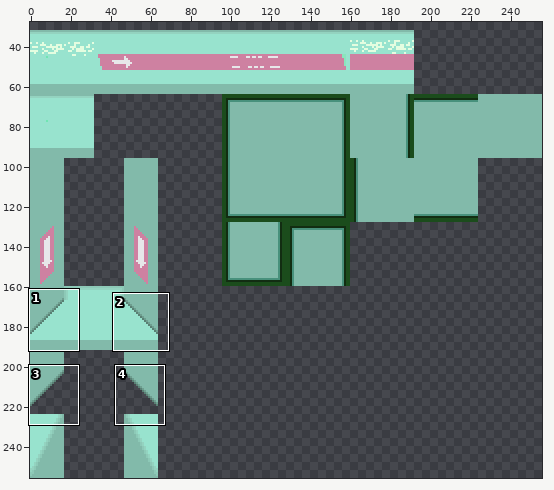
Edited in one commit: sprite sheet (CasaDesDiamantes/sprites/powerplantTiles_spr/f8cc99b8-d136-4683-86c9-f96aef7ba5a8.png). Above: a wide view before the commit, with the close-up outlined.
Close-up. First the earlier version:
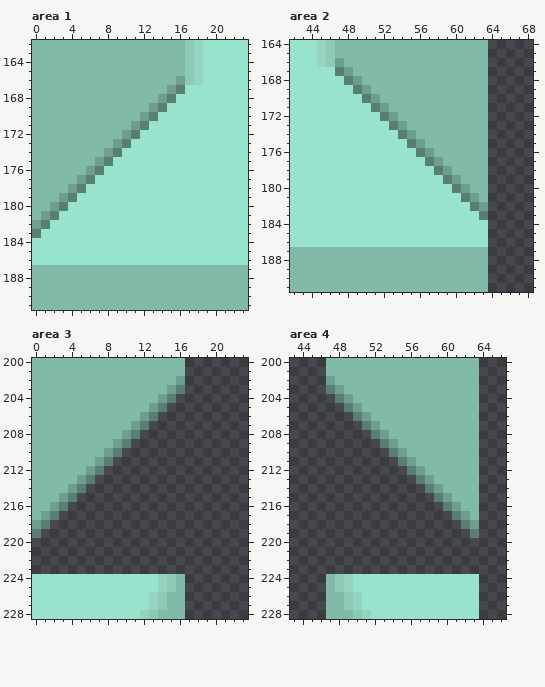
The file is 256x256 pixels. Shown: area 1: x 0..23, y 162..191; area 2: x 42..68, y 164..191; area 3: x 0..23, y 200..228; area 4: x 43..66, y 200..228. The wide view leaves out empty margins. The commit also changed other parts of the picture, which this record leaves out.
After the commit:
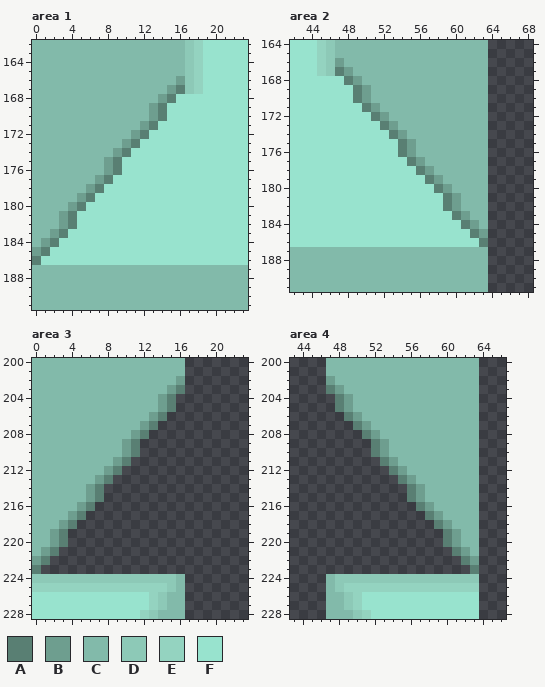
Palette (. is transparent): A #597f73  B #6e9e8f  C #82baaa  D #8dc9b7  E #94d3c0  F #98e3ce
Edits made:
Changed rows in their new state; - is an unchanged pixel.
Area 1:
first column x 0:
167 -----------------DE
170 ------------CBA----
171 -----------CBA-----
172 ----------CBA------
173 ---------CBA-------
174 --------CBA--------
175 -------CBA---------
176 ------CCBA---------
177 -----CCBA----------
178 ----CCBA-----------
179 ---CCBA------------
180 --CCBA-------------
181 -CCBA--------------
182 CCCBA--------------
183 CCBA---------------
184 CBA----------------
185 BA-----------------
186 A------------------
Area 2:
first column x 45:
167 ED-----------------
170 ----ABC------------
171 -----ABC-----------
172 ------ABC----------
173 -------ABC---------
174 --------ABC--------
175 ---------ABC-------
176 ---------ABCC------
177 ----------ABCC-----
178 -----------ABCC----
179 ------------ABCC---
180 -------------ABCC--
181 --------------ABCC-
182 --------------ABCCC
183 ---------------ABCC
184 ----------------ABC
185 -----------------AB
186 ------------------A
Area 3:
first column x 0:
205 -------------CBA
206 ------------CBA-
207 -----------CBA--
208 ----------CBA---
209 ---------CBA----
210 --------CCBA----
211 -------CCBA-----
212 ------CCBA------
213 -----CCBA-------
214 ----CCBA--------
215 ---CCCBA--------
216 --CCCBA---------
217 -CCCBA----------
218 CCCBA-----------
219 CCBA------------
220 CCBA------------
221 CBA-------------
222 BA--------------
223 A---------------
224 DDDDDDDDDDDDDDD-
225 EEEEEEEEEEEEEE--
Area 4:
first column x 48:
205 ABC-------------
206 -ABC------------
207 --ABC-----------
208 ---ABC----------
209 ----ABC---------
210 ----ABCC--------
211 -----ABCC-------
212 ------ABCC------
213 -------ABCC-----
214 --------ABCC----
215 --------ABCCC---
216 ---------ABCCC--
217 ----------ABCCC-
218 -----------ABCCC
219 ------------ABCC
220 ------------ABCC
221 -------------ABC
222 --------------AB
223 ---------------A
224 -DDDDDDDDDDDDDDD
225 --EEEEEEEEEEEEEE
Pixel boxes of the changes (left, top, right, bottom) in both close-ups:
changed: (32, 85, 203, 265)
changed: (317, 67, 488, 247)
changed: (32, 403, 176, 592)
changed: (335, 403, 479, 592)
